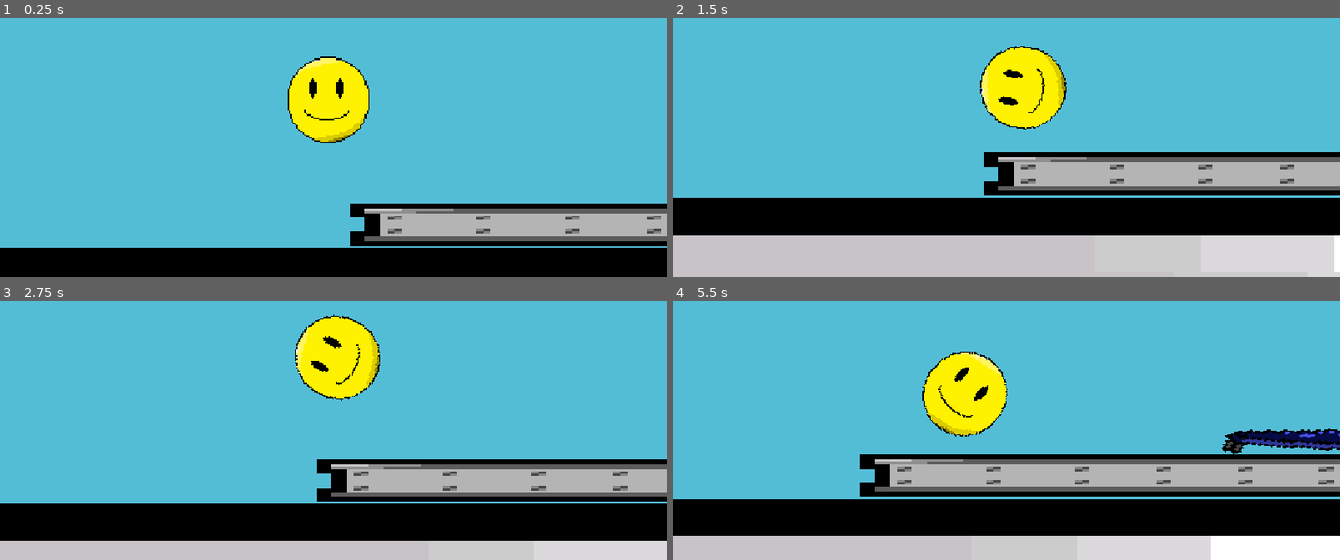
Above: before the commit, frames 1-4 (two rows, left to right).
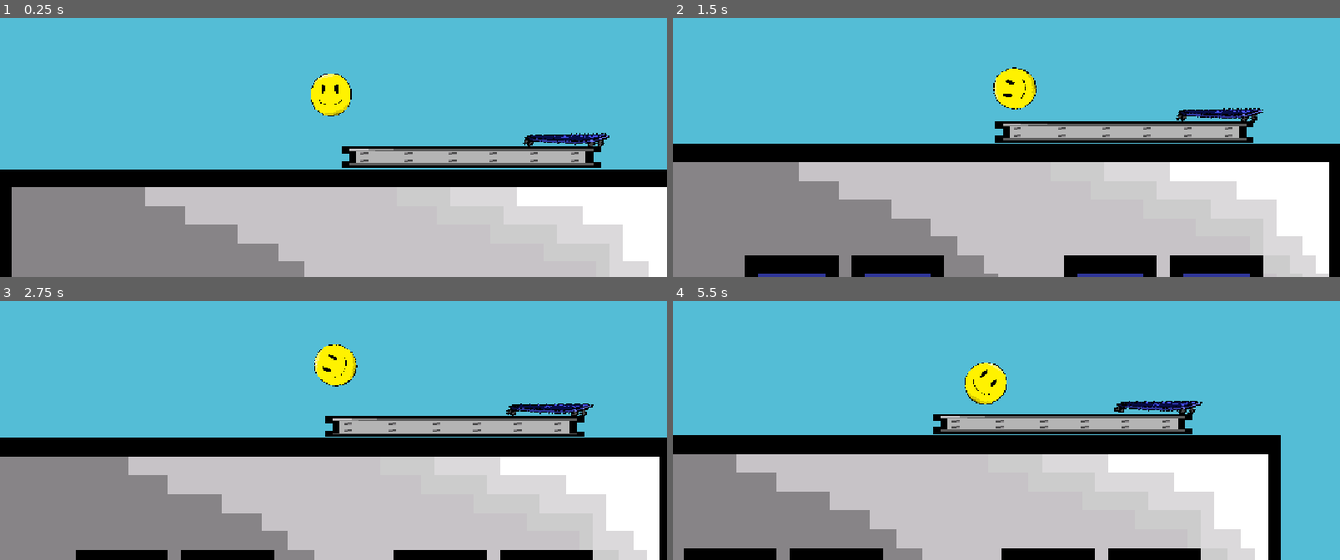
Above: after the commit, the same moments.

Repository: cyan-teal/hole-bounce
Game: Godot game, scene res://scenes/level_2.tscn
Same seed, same stepped clock (60 frames per second), same inputs: the game is played once before the commit and once after it. This scene is started directly instead of the project's main scene. The engine's default icon, where the game draws it, is replaced by a stand-in: a white triangle on a blue panel in a dark square.
Inputs (mouse positions are in pixels of both pictures, inside the frame that each line leads up to):
- Up to frame 1 (0.25 s): no input
- Up to frame 2 (1.5 s): move the mouse to (1153, 69) at 0.52 s; hold Right (go_right) 0.53-1.28 s; hold Space (pass) 0.53-1.28 s; move the mouse to (873, 108) at 1.27 s; hold Left (go_left) from 1.28 s (still down); tap Space (pass) at 1.35 s
- Up to frame 3 (2.75 s): move the mouse to (outside the picture) at 2.02 s; release Left (go_left) at 2.03 s; hold Right (go_right) from 2.03 s (still down); hold Space (pass) from 2.03 s (still down)
- Up to frame 4 (5.5 s): move the mouse to (973, 448) at 2.77 s; release Space (pass) at 2.78 s; tap Space (pass) at 2.85, 4.35 s; move the mouse to (1206, 427) at 3.52 s; release Right (go_right) at 3.53 s; hold Space (pass) 3.53-4.28 s; hold Left (go_left) from 3.53 s (still down); move the mouse to (806, 316) at 4.27 s; move the mouse to (1039, 373) at 5.02 s; hold Space (pass) from 5.03 s (still down)

The runs differ from the first frame. In frame 1, 46% of the frame differs, in the area x 0-100%, y 14-100%; in frame 2, 49%, in the area x 0-100%, y 10-100%; in frame 3, 49%; in frame 4, 48%.

Commit message:
Zoom camera out in lvl 2

Diff:
--- a/hole-bounce/scenes/level_2.tscn
+++ b/hole-bounce/scenes/level_2.tscn
@@ -6,7 +6,7 @@
 [ext_resource type="PackedScene" uid="uid://dha4s1m80yg1b" path="res://build.tscn" id="3_pbc48"]
 [ext_resource type="PackedScene" uid="uid://bfkf8mxjbh5ky" path="res://steel_beams.tscn" id="4_eqxsl"]
 [ext_resource type="Script" uid="uid://c2pgckwu706fm" path="res://scenes/launch_pad st.gd" id="4_wo48x"]
-[ext_resource type="Script" uid="uid://dfs47tdn7w3cg" path="res://scenes/launch_pad 1.gd" id="5_que50"]
+[ext_resource type="Script" uid="uid://dfs47tdn7w3cg" path="res://scripts/launch_pad 1.gd" id="5_que50"]
 [ext_resource type="PackedScene" uid="uid://dc3ifb2nhulun" path="res://scenes/hole.tscn" id="7_y0kc7"]
 [ext_resource type="PackedScene" uid="uid://bg8re1clvsn4u" path="res://scenes/level_end.tscn" id="8_ne2mo"]
 [ext_resource type="PackedScene" uid="uid://b53n0e6biq4jo" path="res://arrow.tscn" id="9_6cvei"]
@@ -20,6 +20,7 @@
 physics_material_override = null
 
 [node name="Camera2D" type="Camera2D" parent="Player" unique_id=1067887717]
+zoom = Vector2(0.5, 0.5)
 position_smoothing_enabled = true
 
 [node name="LaunchPad" parent="." unique_id=2031626973 instance=ExtResource("2_b4j7a")]
